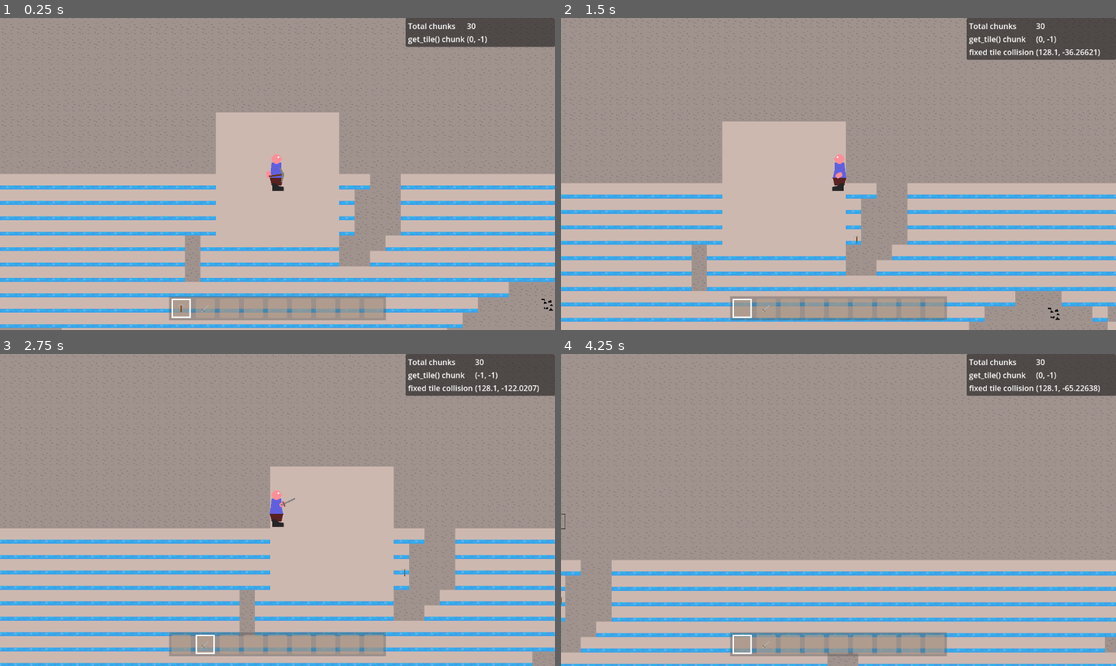
Above: before the commit, frames 1-4 (two rows, left to right).
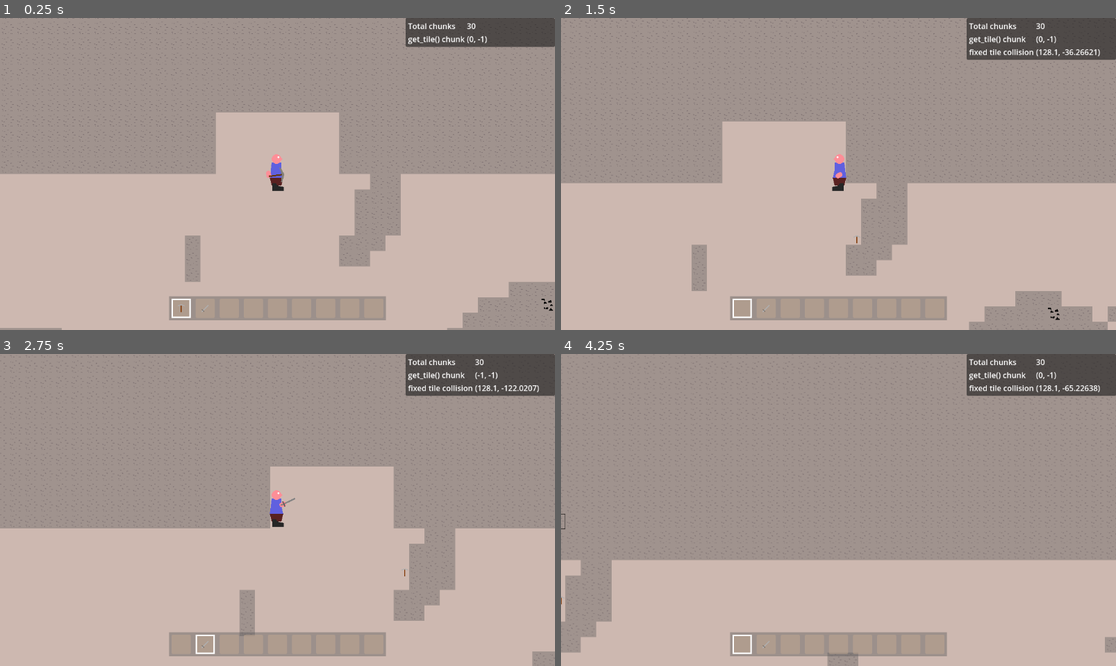
Above: after the commit, the same moments.

Repository: Griiimon/2D-Mining-Sandbox
Game: Godot game, scene res://scenes/game.tscn
Two runs of this game, one before a commit and one after it. Both use one fixed random seed, a clock stepped at 60 frames per second and the inputs below. The engine's default icon, where the game draws it, is replaced by a stand-in: a white triangle on a blue panel in a dark square.
Inputs (mouse positions are in pixels of both pictures, inside the frame that each line leads up to):
- Up to frame 1 (0.25 s): no input
- Up to frame 2 (1.5 s): tap Enter at 0.5 s; move the mouse to (960, 158) at 0.52 s; hold D (right) from 0.53 s (still down); tap X (drop_item) at 0.6 s; click (960, 158) at 0.67 s; tap Up (jump) at 0.77 s; tap Space at 1.25 s; move the mouse to (727, 189) at 1.27 s; tap F (interact) at 1.35 s
- Up to frame 3 (2.75 s): tap Up (jump) at 1.52 s; tap Enter at 2 s; move the mouse to (333, 441) at 2.02 s; release D (right) at 2.03 s; hold A (left) from 2.03 s (still down); tap E (next_hotbar_item) at 2.1 s
- Up to frame 4 (4.25 s): move the mouse to (810, 572) at 2.77 s; release A (left) at 2.78 s; hold D (right) from 2.78 s (still down); tap Q (previous_hotbar_item) at 2.85 s; click (810, 572) at 2.92 s; tap Up (jump) at 3.02, 3.77 s; move the mouse to (1005, 556) at 3.52 s; tap K (toggle_free_cam) at 3.6 s

The runs differ from the first frame. In frame 1, 11% of the frame differs, in the area x 0-100%, y 53-100%; in frame 2, 9.9%; in frame 3, 10%; in frame 4, 8.6%.
Error before the commit: Assertion failed. (res://scripts/world/world.gd:51)

Commit message:
fix return null block

Diff:
--- a/scripts/autoloads singletons/data_manager.gd
+++ b/scripts/autoloads singletons/data_manager.gd
@@ -62,6 +62,8 @@
 
 func get_block(id: int)-> Block:
 	assert(id < len(blocks))
+	if id == -1:
+		return null
 	return blocks[id]
 
 
